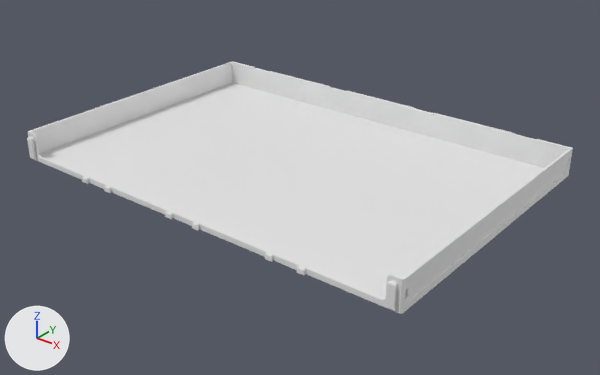
A saved change to the glTF model parts/240/DecorDrawer_240-4W-05H.lib.glb.
Both versions are drawn from a camera (50 mm lens) standing at (364.0, -447.0, 261.0) and looking at (11.0, -5.0, -12.0). Arrows for +X, +Y and +Z are at lower left; the lights stay in place. The older version comes first. Where no turn or scale is listed for an object, it has been applied to the vertices. Vertices at exactly the same position are counted once.

Objects in the first picture: 'DecorDrawer_240-4W-05H'.
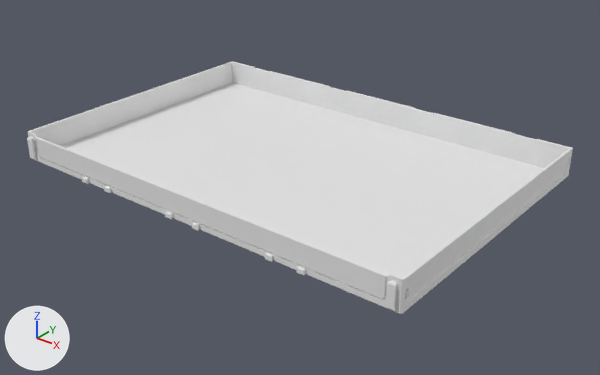
Pixel boxes (x1, y1, x2, y2) of what changed, in the pictures (600 x 375 px):
```json
{"part": 1, "of": "me_decordrawer_240_4w_05h", "change": "added", "after": [35, 137, 389, 300]}
```

The change, as JSON lines over the scene's bpy script:
```json
{"block": "me_decordrawer_240_4w_05h", "where": "# used by ob_decordrawer_240_4w_05h; location = (0.0, 0.0, 11.0)"}
{"op": "remove", "block": "me_decordrawer_240_4w_05h", "code": "me_decordrawer_240_4w_05h.from_pydata(...)  # 712 vertices, 1428 faces; spans x -170.0..170.0, y -117.0..117.0, z -11.0..11.0"}
{"op": "add", "block": "me_decordrawer_240_4w_05h", "code": "me_decordrawer_240_4w_05h.from_pydata(...)  # 988 vertices, 1992 faces; spans x -170.0..170.0, y -117.0..117.0, z -11.0..11.0"}
{"block": "me_decordrawer_240_4w_05h", "change": "me_decordrawer_240_4w_05h part 1: 228 vertices added at x -159.0..159.0, y -115.0..-113.0, z -7.0..9.0"}
{"block": "me_decordrawer_240_4w_05h", "change": "other edits to the shape of me_decordrawer_240_4w_05h do not show in these pictures"}
```
